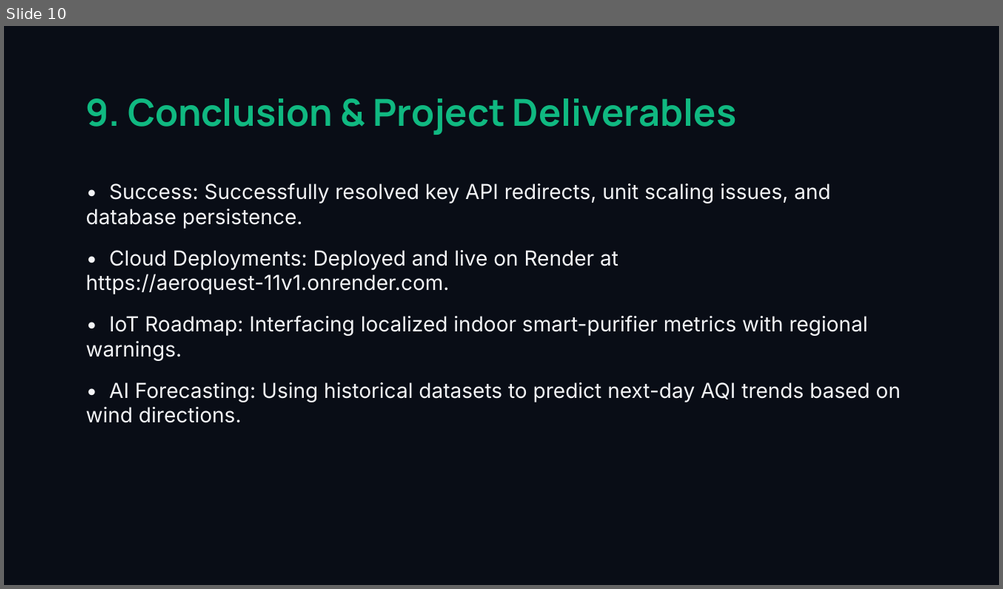
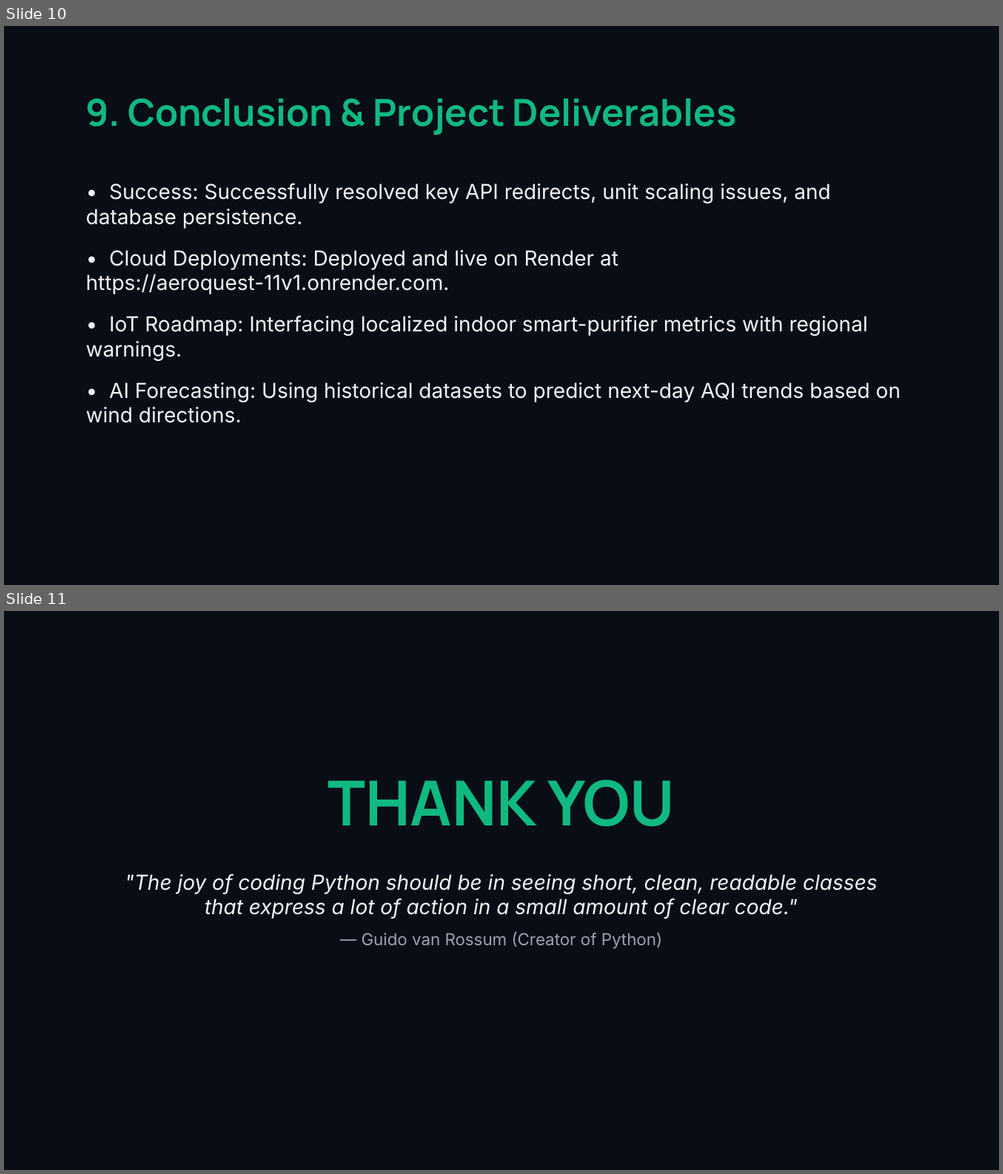
Before and after one commit to Shivaraj519/AeroQuest, a slide deck: AeroQuest_Presentation.pptx. Shown one above the other, each under a label of ours: slide 10 before the commit, slides 10 and 11 after it. The pictures are 1003x589 and 1003x1174 pixels, drawn with LibreOffice and Linux fonts; fonts in the diff are those of the drawing. Boxes give left, top, right and bottom in pixels: in the first picture for what was removed or moved away, otherwise in the second. Text is boxed around its words. In the diff, an @@ line names an element or a change of style, - is before the commit and + after.

Commit message:
Add Thank You slide with Python quote to AeroQuest PowerPoint presentation

```diff
--- a/AeroQuest_Presentation.pptx
+++ b/AeroQuest_Presentation.pptx
@@ slide 11 added at [4,611,999,1170], background #090D16 @@
@@ text added at [125,780,877,949], 20 pt, text #F3F4F6, italic @@
+THANK YOU
+"The joy of coding Python should be in seeing short, clean, readable classes that express a lot of action in a small amount of clear code."
+— Guido van Rossum (Creator of Python)
```
Also in this commit, not shown: 1 other file.
